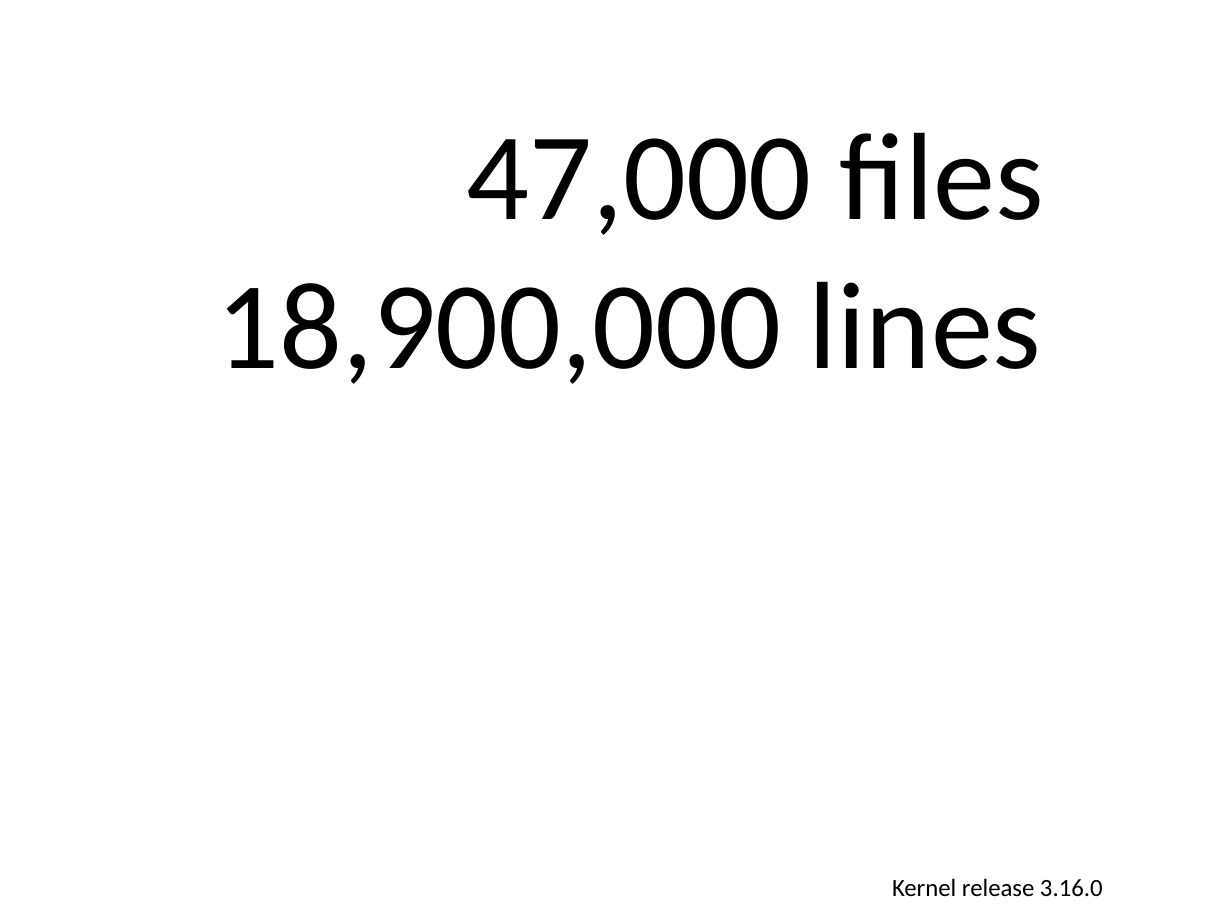
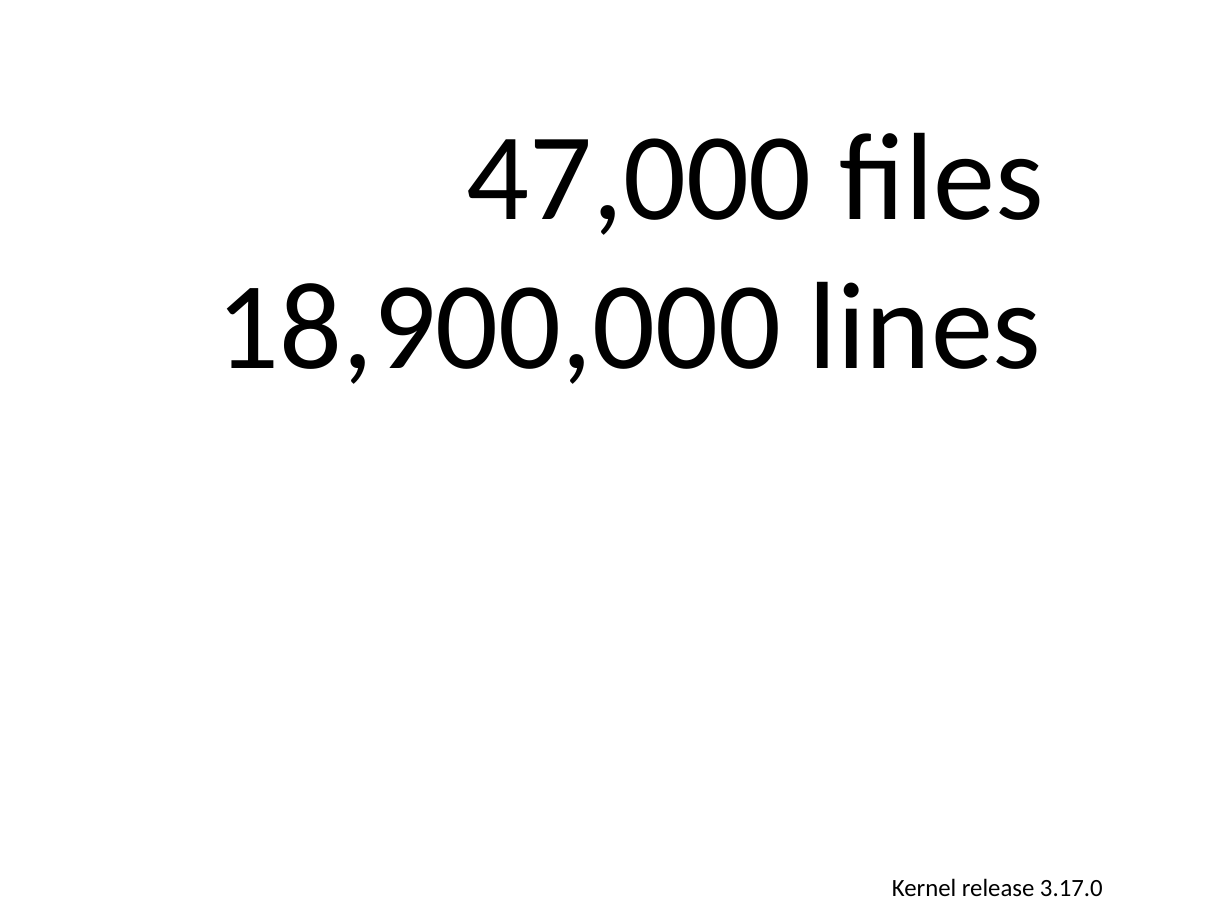
Before and after one commit to gregkh/kernel-development, a slide deck: slide 2 of kernel-development.odp. Drawn at 1232x924 pixels with LibreOffice and Linux fonts; fonts in the diff are those of the drawing. Boxes give left, top, right and bottom in pixels: in the first picture for what was removed or moved away, otherwise in the second. Text is boxed around its words. In the diff, an @@ line names an element or a change of style, - is before the commit and + after.

```diff
--- a/kernel-development.odp
+++ b/kernel-development.odp
@@ text at <box>892,878,1103,896</box>: text changed @@
-Kernel release 3.16.0
+Kernel release 3.17.0
```
Also in this commit, not shown: 8 other slides changed, 1 other file.
